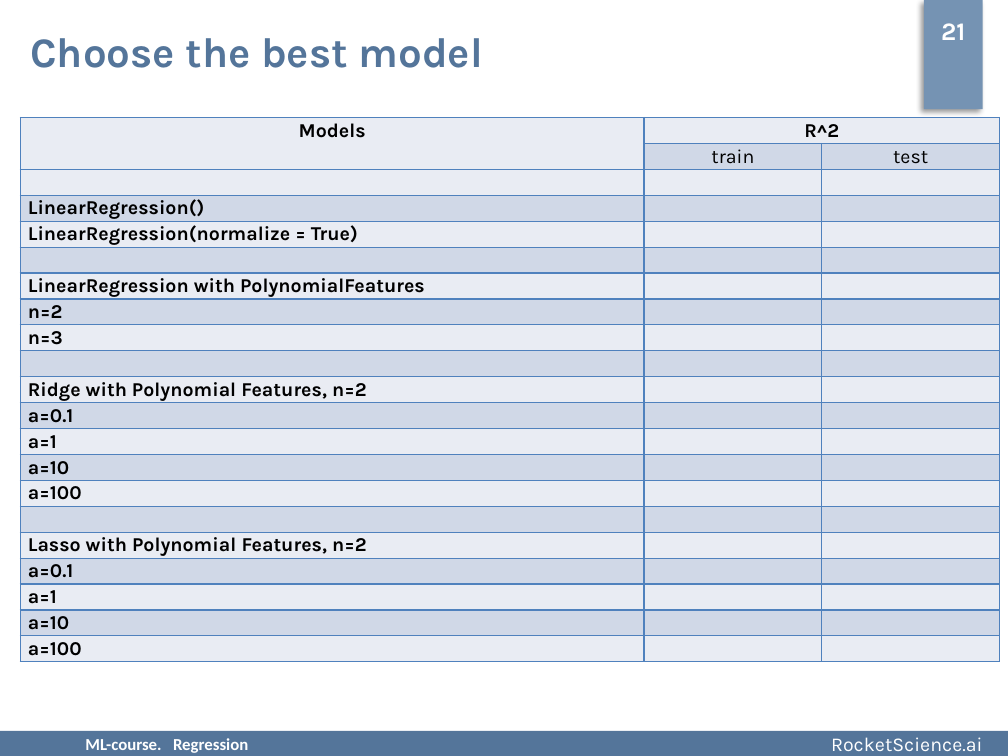
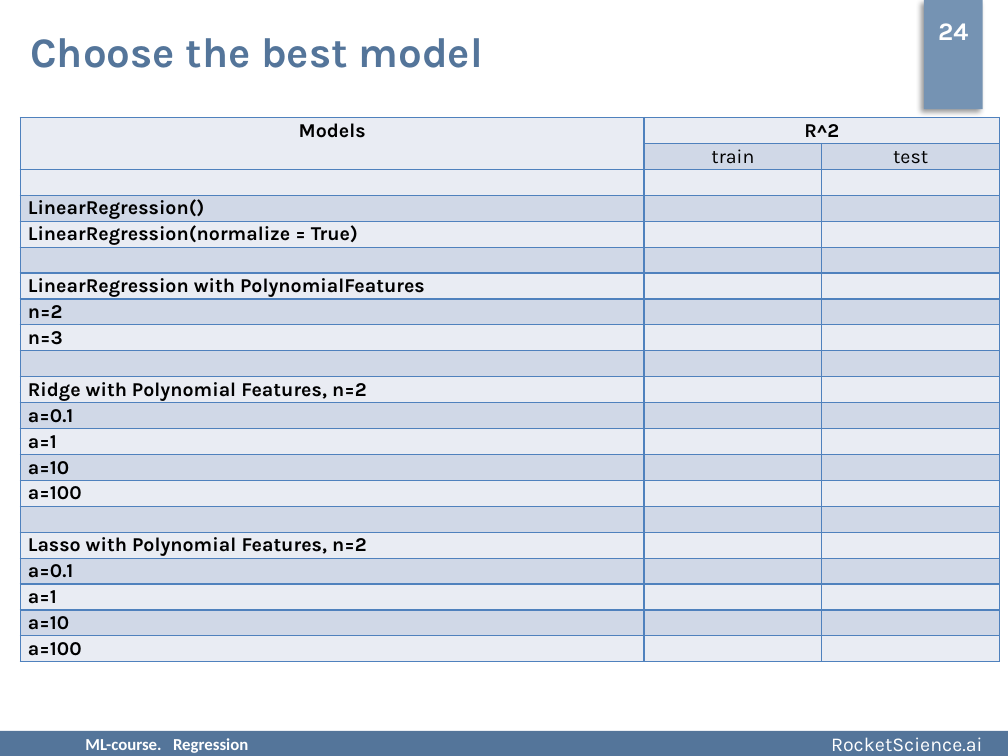
Before and after one commit to rjaffk/tensorby, a slide deck: slide 24 of lecture_regression/presentation/lecture_regression.pptx (slide 21 before the commit). Drawn at 1008x756 pixels with LibreOffice and Linux fonts; fonts in the diff are those of the drawing; background and template pictures are left out. Boxes give left, top, right and bottom in pixels: in the first picture for what was removed or moved away, otherwise in the second. Text is boxed around its words. In the diff, an @@ line names an element or a change of style, - is before the commit and + after.

```diff
--- a/lecture_regression/presentation/lecture_regression.pptx
+++ b/lecture_regression/presentation/lecture_regression.pptx
@@ text at <box>938,23,968,40</box>: text changed @@
-21
+24
```
Also in this commit, not shown: 3 other slides changed, 1 other file.
